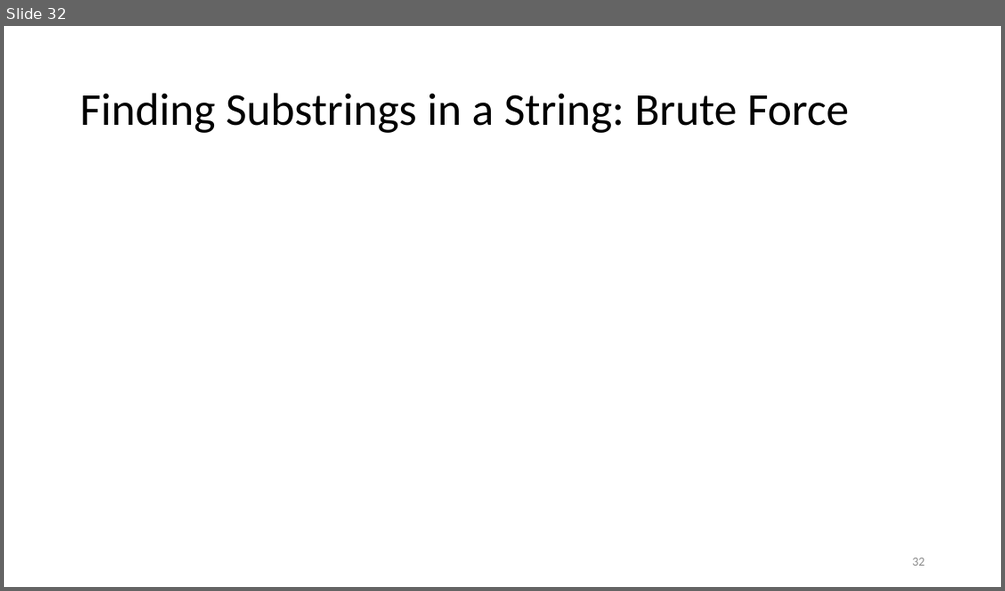
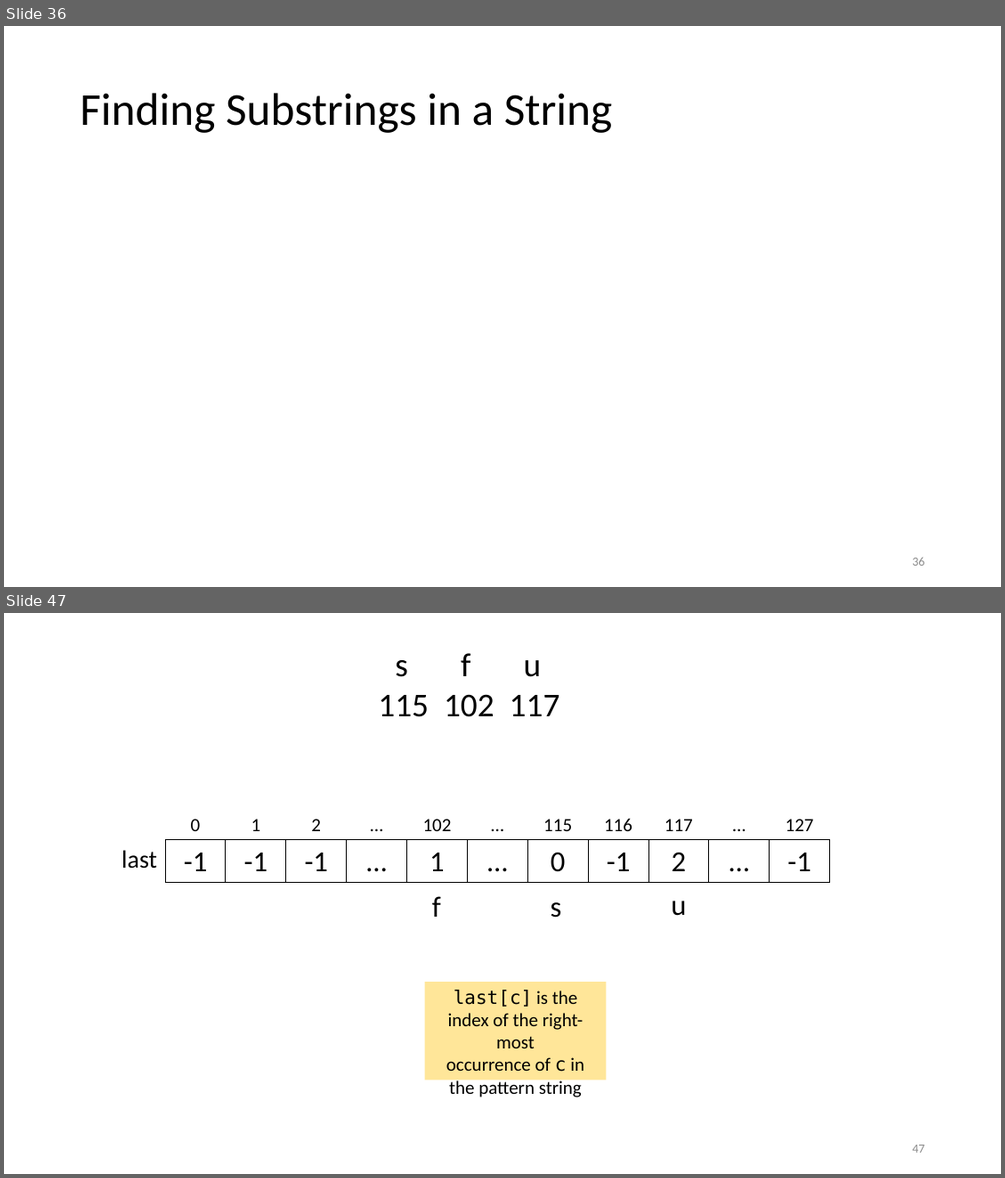
Before and after one commit to tjd1234/cmpt225summer2023, a slide deck: lecture_notes/week12/week12_strings.pptx. Shown one above the other, each under a label of ours: slide 32 before the commit, slides 36 and 47 after it; the slides between them are not shown. The pictures are 1005x591 and 1005x1178 pixels, drawn with LibreOffice and Linux fonts; fonts in the diff are those of the drawing; grey boxes stand for pictures. Boxes give left, top, right and bottom in pixels: in the first picture for what was removed or moved away, otherwise in the second. Text is boxed around its words. In the diff, an @@ line names an element or a change of style, - is before the commit and + after.

```diff
--- a/lecture_notes/week12/week12_strings.pptx
+++ b/lecture_notes/week12/week12_strings.pptx
@@ slide 47 added at box(4, 613, 1001, 1174), background #FFFFFF @@
@@ text added at box(378, 653, 560, 717), 32 pt, text #000000 @@
+s f u
+115 102 117
@@ table added at box(165, 810, 832, 882), 2 rows, 11 columns @@
+0 | 1 | 2 | … | 102 | … | 115 | 116 | 117 | … | 127
+-1 | -1 | -1 | … | 1 | … | 0 | -1 | 2 | … | -1
@@ text added at box(121, 850, 157, 868), 24 pt, text #000000 @@
+last
@@ text added at box(432, 896, 441, 916), 28 pt, text #000000 @@
+f
@@ text added at box(550, 902, 562, 917), 28 pt, text #000000 @@
+s
@@ text added at box(671, 900, 686, 916), 28 pt, text #000000 @@
+u
@@ rectangle added at box(425, 981, 607, 1079), fill #FFE699, 18 pt, text #000000 @@
+last[c] is the index of the right-most
+occurrence of c in the pattern string
@@ page number added at box(912, 1144, 924, 1152), 12 pt, text #8C8C8C @@
+47
@@ what was slide 32 is now slide 36 @@
@@ slide 36 changed as well @@
@@ title at box(80, 93, 612, 133): text changed @@
-Finding Substrings in a String: Brute Force
+Finding Substrings in a String
@@ page number at box(912, 557, 924, 565): text changed @@
-32
+36
```
Also in this commit, not shown: 1 other slide changed, 19 other slides added.
